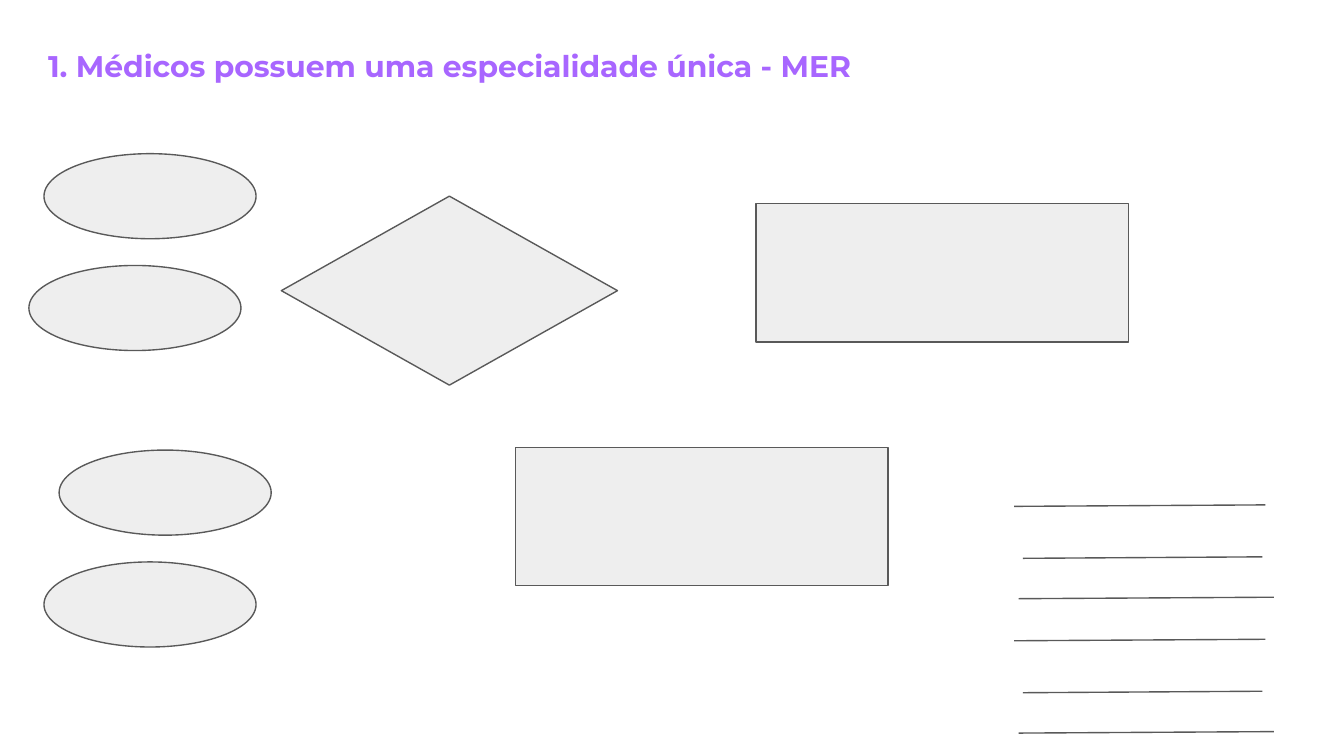
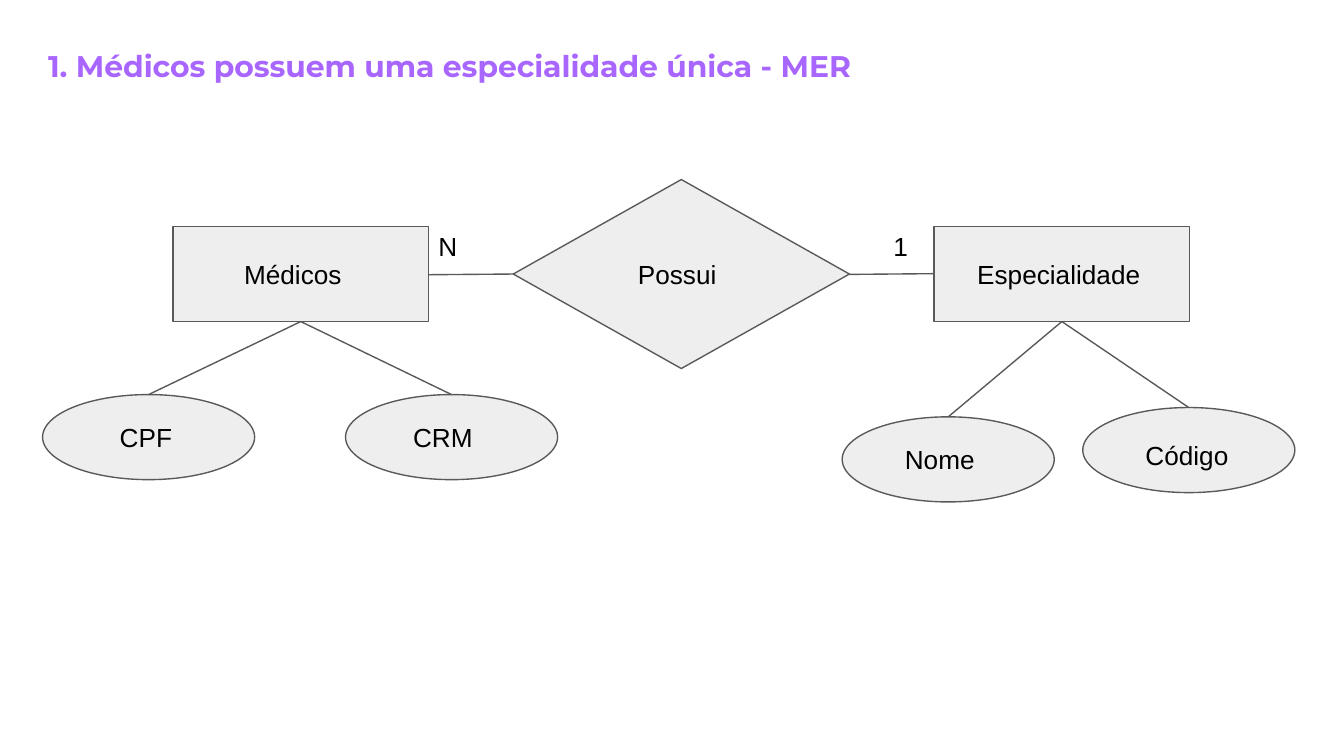
Before and after one commit to reprograma/On11-TodasEmTech-s12-BD, a slide deck: slide 2 of Representação Gráfica (MER) e Tabela Relacional.pptx. Drawn at 1344x756 pixels with LibreOffice and Linux fonts; fonts in the diff are those of the drawing. Boxes give left, top, right and bottom in pixels: in the first picture for what was removed or moved away, otherwise in the second. Text is boxed around its words. In the diff, an @@ line names an element or a change of style, - is before the commit and + after.

```diff
--- a/Representação Gráfica (MER) e Tabela Relacional.pptx
+++ b/Representação Gráfica (MER) e Tabela Relacional.pptx
@@ diamond: place and size @@
-diamond at (281,196,617,386)
+diamond at (513,180,849,370)
@@ rectangle: place and size @@
-rectangle at (516,448,888,586)
+rectangle at (173,227,429,323)
@@ text added at (438,238,457,256), 14 pt, text #000000 @@
+N
@@ text added at (893,238,908,256), 14 pt, text #000000 @@
+1
@@ rectangle: place and size @@
-rectangle at (755,203,1128,341)
+rectangle at (934,227,1189,323)
@@ text added at (244,264,341,285), 14 pt, text #000000 @@
+Médicos
@@ text added at (638,265,716,285), 14 pt, text #000000 @@
+Possui
@@ text added at (977,265,1140,290), 14 pt, text #000000 @@
+Especialidade
@@ line moved from (1015, 507) - (1265, 505) to (429, 274) - (513, 274) @@
@@ line moved from (1023, 558) - (1262, 556) to (849, 274) - (934, 274) @@
@@ line moved from (1019, 598) - (1274, 597) to (149, 395) - (301, 321) @@
@@ line moved from (1015, 641) - (1265, 640) to (301, 321) - (452, 395) @@
@@ line moved from (1023, 692) - (1262, 691) to (949, 417) - (1062, 321) @@
@@ line moved from (1019, 732) - (1274, 731) to (1062, 321) - (1189, 407) @@
@@ ellipse: place and size @@
-ellipse at (30,266,242,351)
+ellipse at (43,395,255,480)
@@ ellipse: place and size @@
-ellipse at (44,153,257,238)
+ellipse at (345,395,558,480)
@@ ellipse: place and size @@
-ellipse at (59,450,271,535)
+ellipse at (843,417,1055,501)
@@ ellipse: place and size @@
-ellipse at (44,562,257,646)
+ellipse at (1083,407,1296,492)
@@ text added at (120,428,172,448), 14 pt, text #000000 @@
+CPF
@@ text added at (413,428,473,448), 14 pt, text #000000 @@
+CRM
@@ text added at (1145,445,1228,471), 14 pt, text #000000 @@
+Código
@@ text added at (905,451,975,470), 14 pt, text #000000 @@
+Nome
```
Also in this commit, not shown: 5 other slides changed, 4 slides added, 1 other file.
